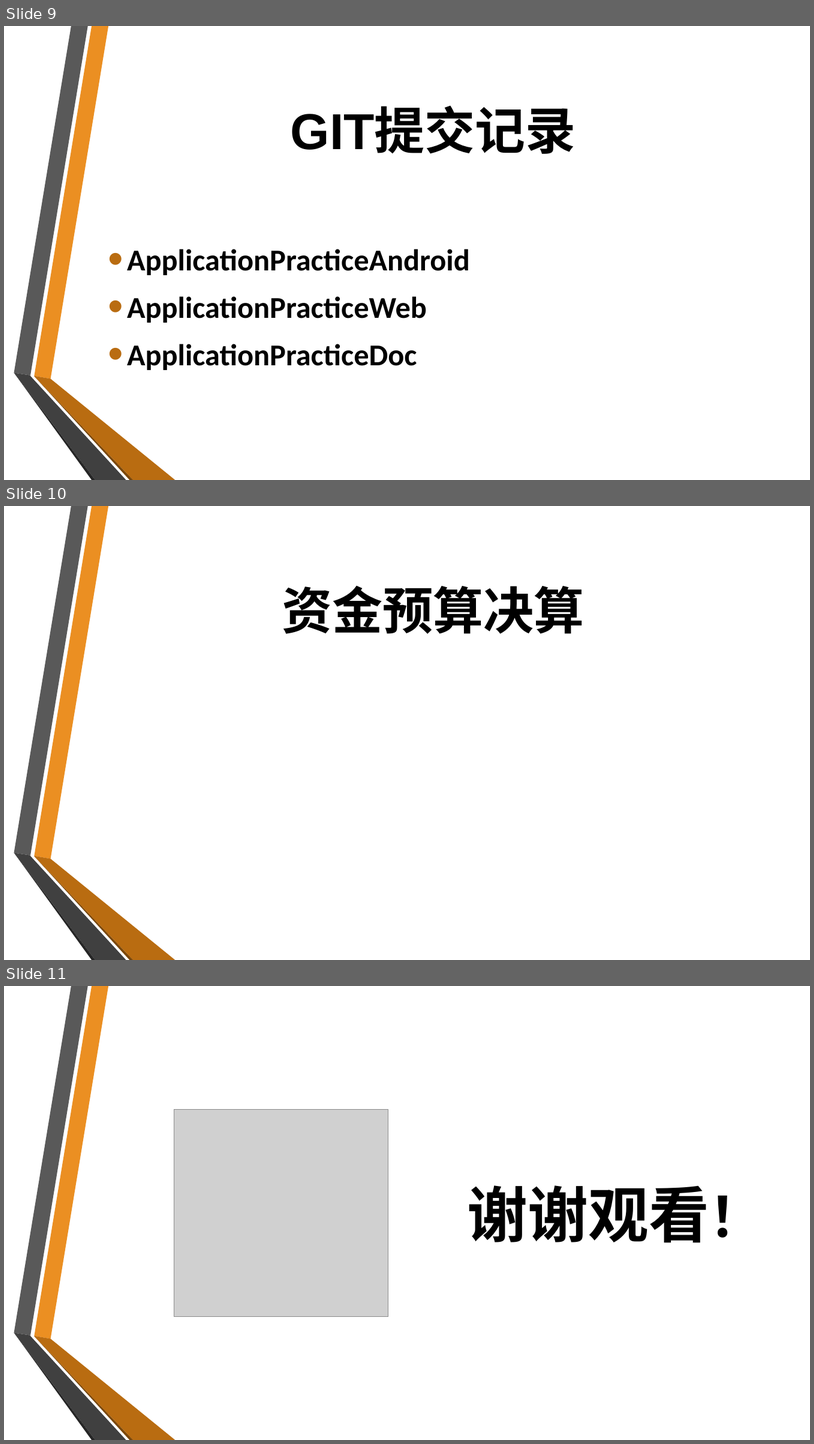
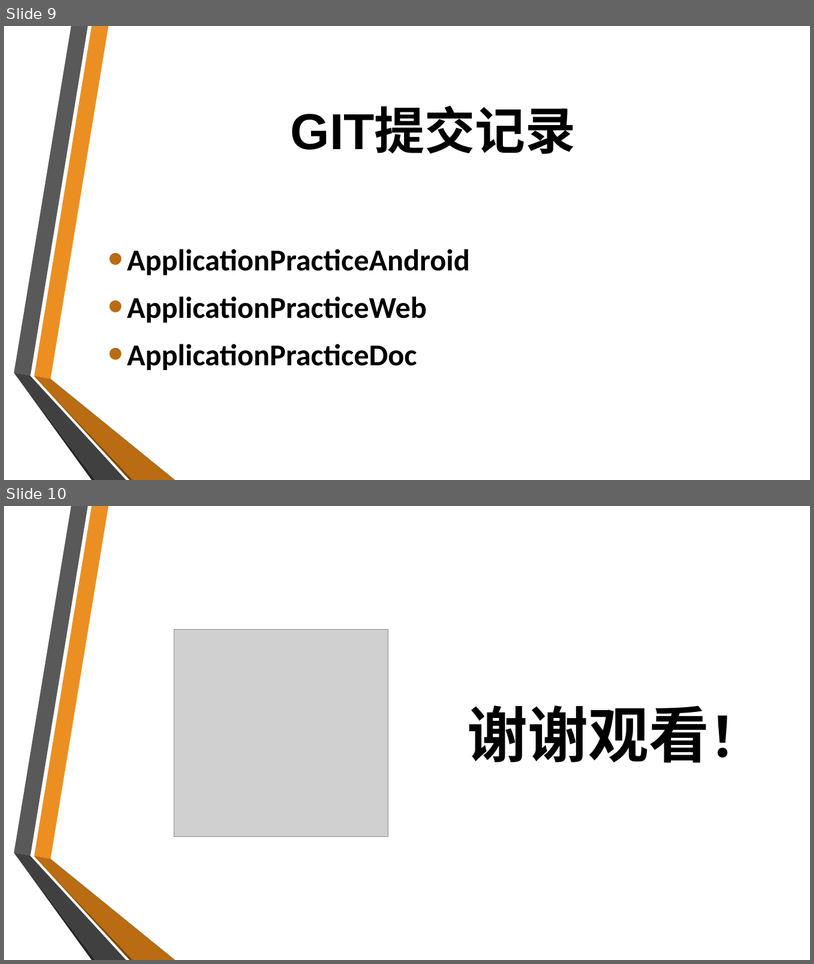
Before and after one commit to EAGzzyCSL/ApplicationPracticeDoc, a slide deck: 校园美食评-最终展示.pptx. Shown one above the other, each under a label of ours: slides 9, 10 and 11 before the commit, slides 9 and 10 after it. The pictures are 814x1444 and 814x964 pixels, drawn with LibreOffice and Linux fonts; fonts in the diff are those of the drawing; grey boxes stand for pictures; background and template pictures are left out. Boxes give left, top, right and bottom in pixels: in the first picture for what was removed or moved away, otherwise in the second. Text is boxed around its words. In the diff, an @@ line names an element or a change of style, - is before the commit and + after.

```diff
--- a/校园美食评-最终展示.pptx
+++ b/校园美食评-最终展示.pptx
@@ slide 10 removed at (4,506,810,960), background picture (left out); not listed: 6 template elements that a slide beside it also shows @@
@@ title removed at (282,586,585,634) @@
-资金预算决算
@@ what was slide 11 is now slide 10 @@
```
Also in this commit, not shown: 2 slides changed.
